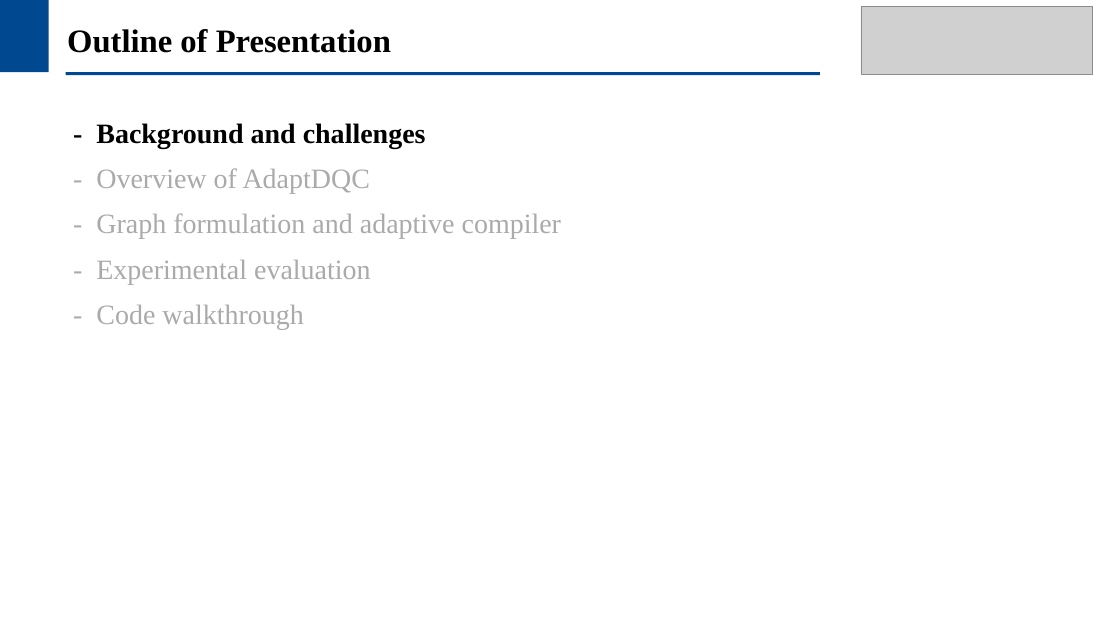
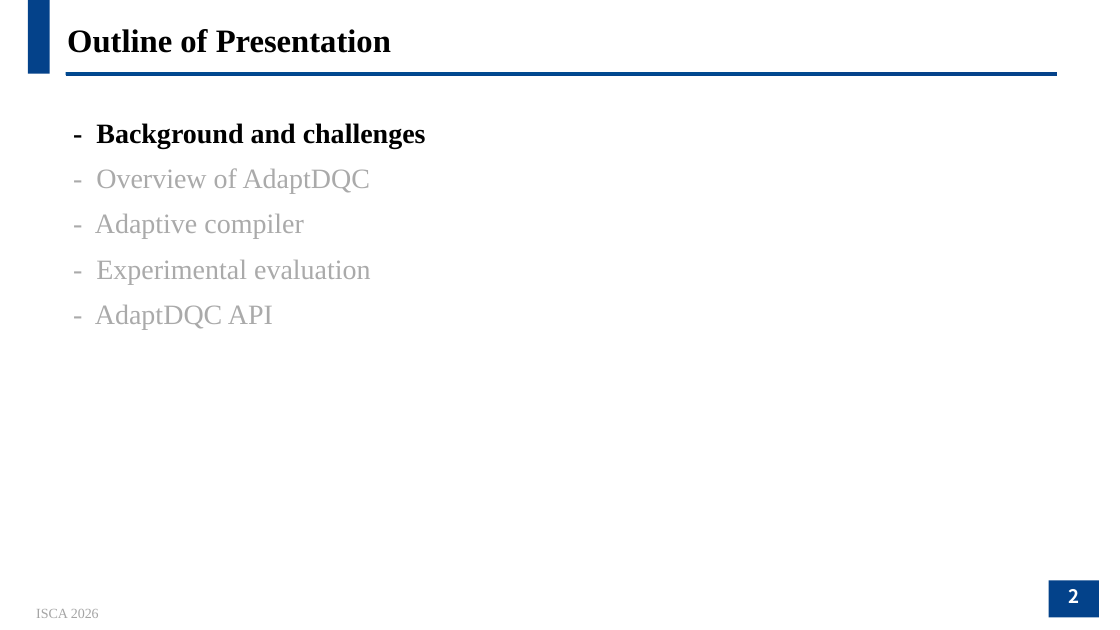
Before and after one commit to JanusQ/Janus4, a slide deck: slide 2 of adaptiveQC/pptx/AdaptDQC_Adaptive_Distributed_Quantum_Computing_With_Quantitative_Performance_Analysis.pptx. Drawn at 1120x630 pixels with LibreOffice and Linux fonts; fonts in the diff are those of the drawing; grey boxes stand for pictures; background and template pictures are left out. Boxes give left, top, right and bottom in pixels: in the first picture for what was removed or moved away, otherwise in the second. Text is boxed around its words. In the diff, an @@ line names an element or a change of style, - is before the commit and + after.

```diff
--- a/adaptiveQC/pptx/AdaptDQC_Adaptive_Distributed_Quantum_Computing_With_Quantitative_Performance_Analysis.pptx
+++ b/adaptiveQC/pptx/AdaptDQC_Adaptive_Distributed_Quantum_Computing_With_Quantitative_Performance_Analysis.pptx
@@ rectangle removed at (0,0,1120,630) @@
@@ rectangle removed at (0,0,49,72) @@
@@ picture removed at (861,7,1092,74) @@
@@ line added from (66, 74) to (1058, 74), #04428A 3 pt @@
@@ text at (95,214,303,239): text changed @@
-- Graph formulation and adaptive compiler
+- Adaptive compiler
@@ text at (95,305,273,330): text changed @@
-- Code walkthrough
+- AdaptDQC API
@@ page number added at (1049,581,1099,618), fill #03428A, 16 pt, text #FFFFFF, bold @@
+2
@@ text added at (36,609,99,618), 12 pt, text #A5A5A5 @@
+ISCA 2026
```
Also in this commit, not shown: 23 other slides changed, 4 slides added, 7 slides removed, 1 other file.
